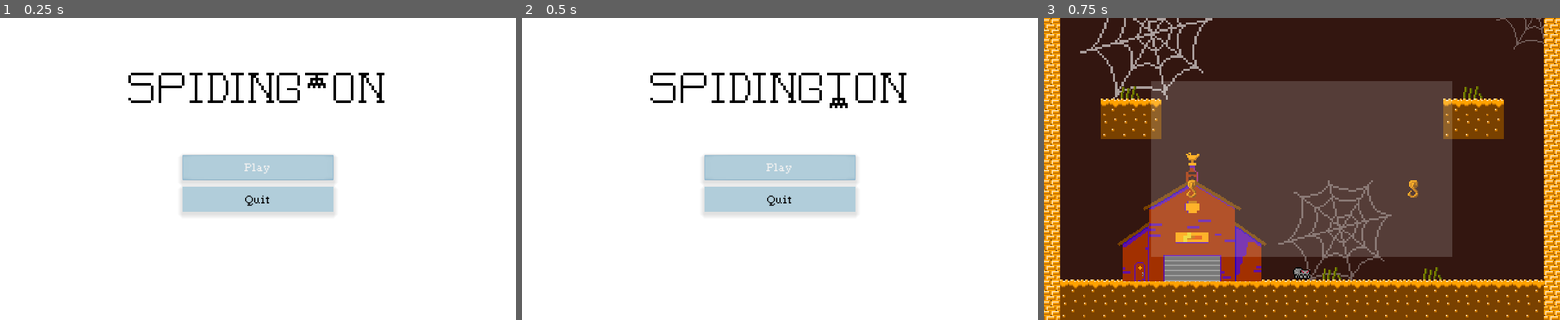
Above: before the commit, frames 1-3 (left to right).
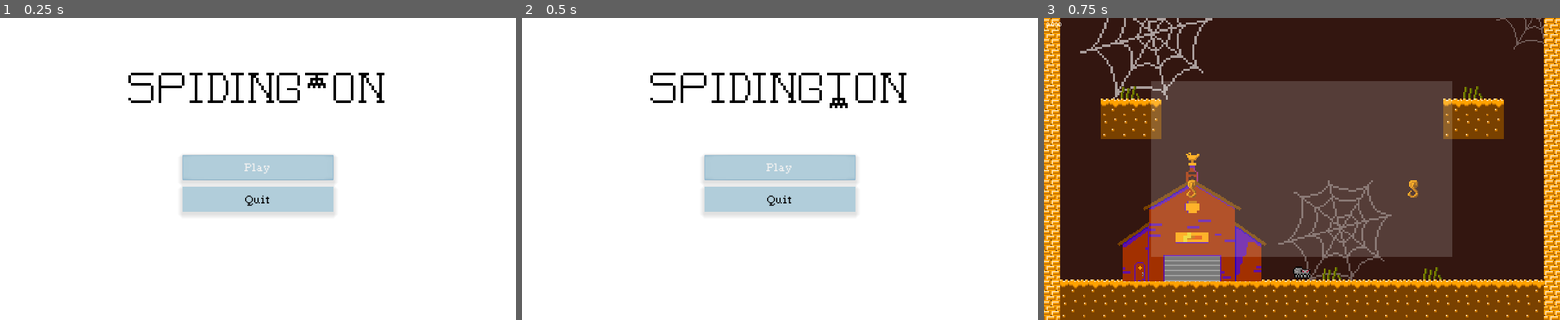
Above: after the commit, the same moments.

Repository: Tusentio/Spidington
Game: Godot game, scene res://Scenes/Menu/Menu.tscn
Same seed, same stepped clock (60 frames per second), same inputs: the game is played once before the commit and once after it.
Inputs:
- Up to frame 1 (0.25 s): no input
- Up to frame 2 (0.5 s): no input
- Up to frame 3 (0.75 s): click "Play" at 0.5 s

Frames 1-2 are identical in both runs. In frame 3, less than 0.1% of the frame differs, in the area x 0-52%, y 1-87%.

Commit message:
Adjust player collider

Diff:
--- a/Scenes/Player/Player.tscn
+++ b/Scenes/Player/Player.tscn
@@ -1,11 +1,12 @@
-[gd_scene load_steps=6 format=2]
+[gd_scene load_steps=7 format=2]
 
 [ext_resource path="res://Scenes/Player/Hopp1.png" type="Texture" id=1]
 [ext_resource path="res://Scenes/Player/Player.gd" type="Script" id=2]
 [ext_resource path="res://Scenes/Player/Hopp2.png" type="Texture" id=3]
+[ext_resource path="res://Fonts/GameFont.tres" type="DynamicFont" id=4]
 
 [sub_resource type="CapsuleShape2D" id=1]
-radius = 5.43412
+radius = 5.0
 height = 4.0
 
 [sub_resource type="SpriteFrames" id=2]
@@ -25,15 +26,28 @@
 script = ExtResource( 2 )
 
 [node name="CollisionShape2D" type="CollisionShape2D" parent="."]
-position = Vector2( 0.07, 0 )
 rotation = 1.5708
 shape = SubResource( 1 )
 
 [node name="Sprite" type="AnimatedSprite" parent="."]
-position = Vector2( -0.0701523, 1.51661 )
+position = Vector2( 0, 1 )
 frames = SubResource( 2 )
 frame = 1
 playing = true
 
 [node name="ShootOrigin" type="Position2D" parent="."]
-position = Vector2( -6.59461, -1.412 )
+position = Vector2( -6, -1 )
+
+[node name="CanvasLayer" type="CanvasLayer" parent="."]
+
+[node name="TimerLabel" type="Label" parent="CanvasLayer"]
+margin_left = 5.35748
+margin_top = 5.25827
+margin_right = 66.3575
+margin_bottom = 36.2583
+rect_scale = Vector2( 0.5, 0.5 )
+custom_fonts/font = ExtResource( 4 )
+text = "0.000"
+__meta__ = {
+"_edit_use_anchors_": false
+}
